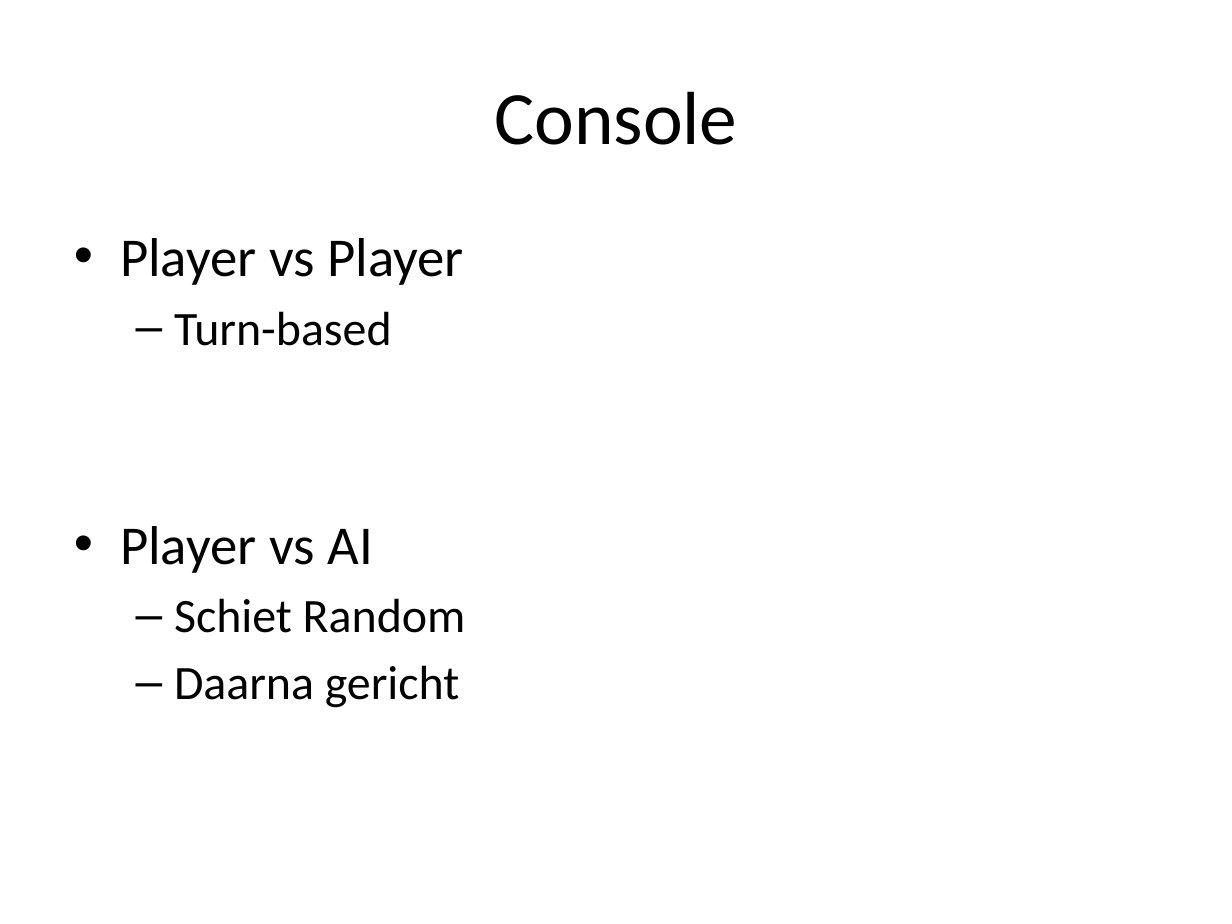
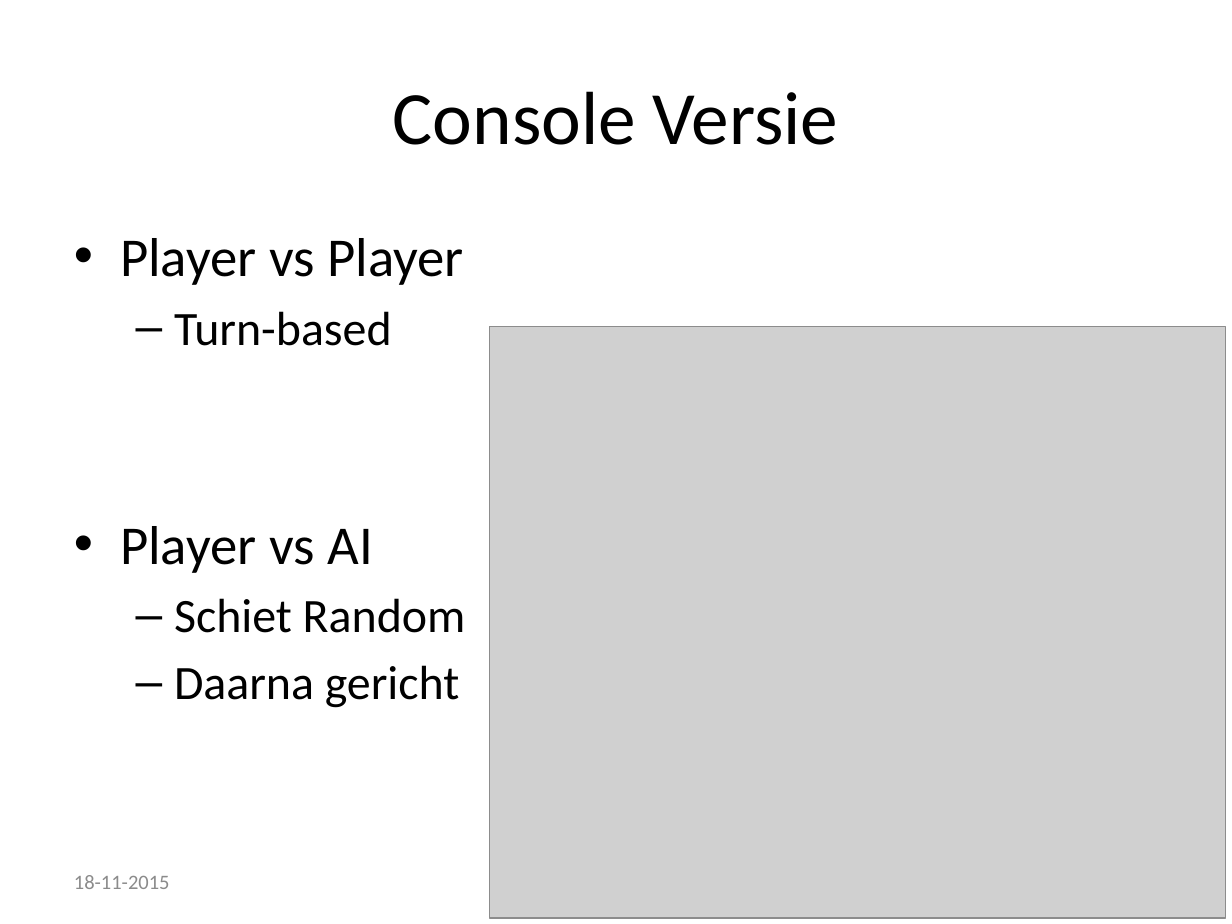
Before and after one commit to kevinrijs/ZeeSlagOnline, a slide deck: slide 4 of ZeeslagPresentatie.pptx. Drawn at 1232x924 pixels with LibreOffice and Linux fonts; fonts in the diff are those of the drawing; grey boxes stand for pictures. Boxes give left, top, right and bottom in pixels: in the first picture for what was removed or moved away, otherwise in the second. Text is boxed around its words. In the diff, an @@ line names an element or a change of style, - is before the commit and + after.

```diff
--- a/ZeeslagPresentatie.pptx
+++ b/ZeeslagPresentatie.pptx
@@ title at [393,91,838,145]: text changed @@
-Console
+Console Versie
@@ picture added at [490,326,1226,918] @@
@@ text added at [74,875,170,889], 12 pt, text #8C8C8C @@
+18-11-2015
```
Also in this commit, not shown: 11 other slides changed.
